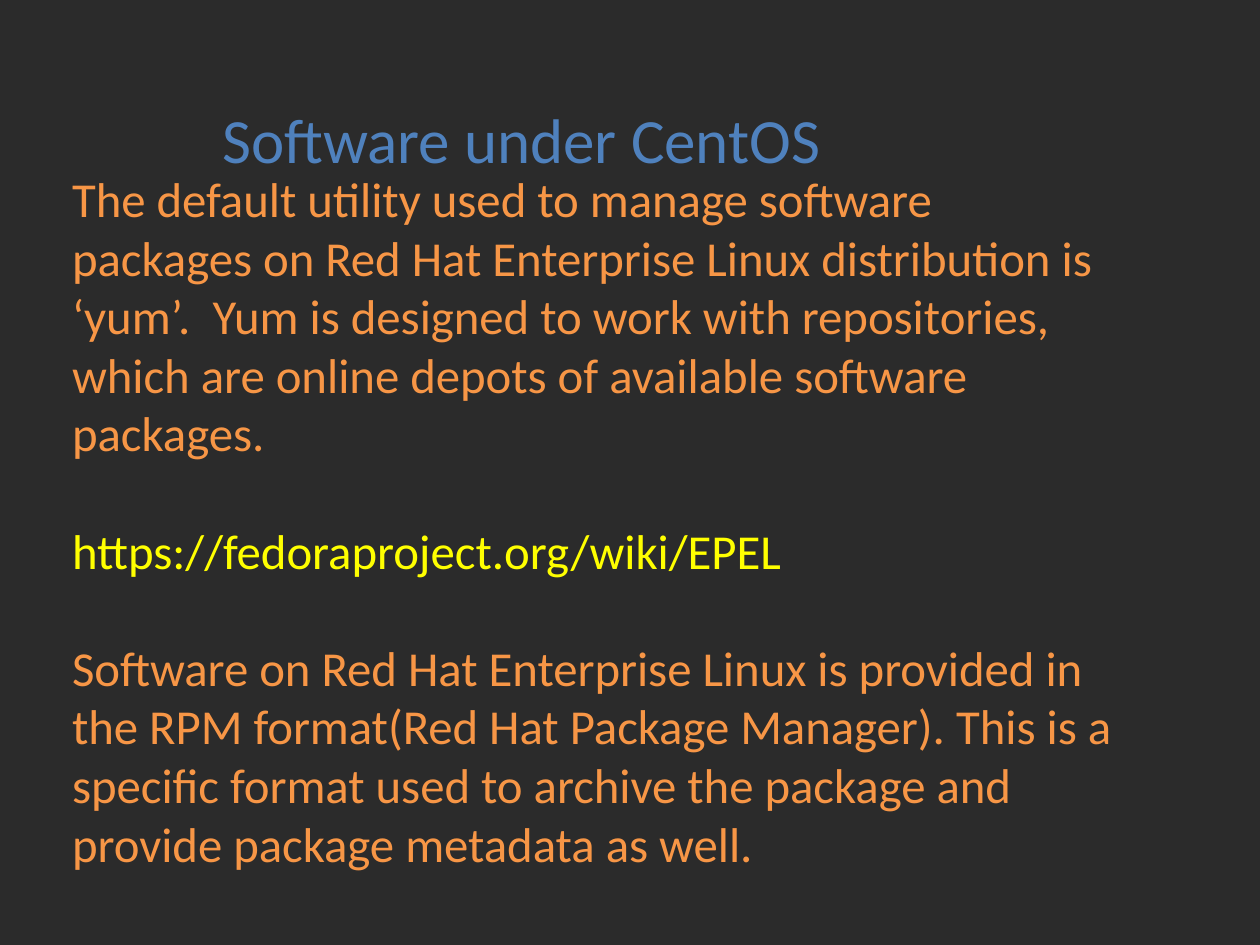
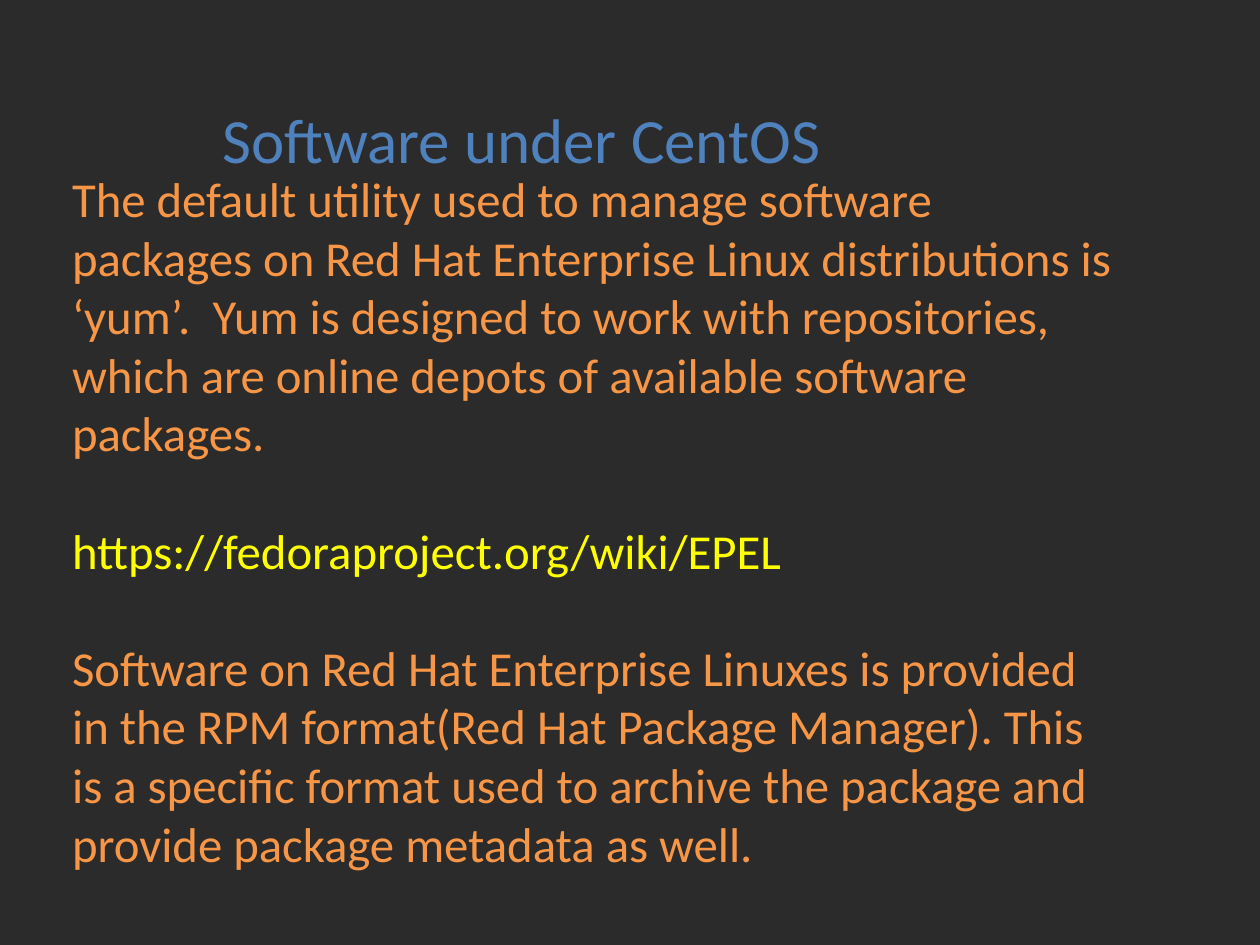
Before and after one commit to Academy-Soft-Intellect/Linux-Course, a slide deck: slide 1 of 9.SoftwareManagementAndCron/09-SoftwareManagementAndCron.pptx. Drawn at 1260x945 pixels with LibreOffice and Linux fonts; fonts in the diff are those of the drawing; background and template pictures are left out; a plain dark background stands for a picture behind light text. Boxes give left, top, right and bottom in pixels: in the first picture for what was removed or moved away, otherwise in the second. Text is boxed around its words. In the diff, an @@ line names an element or a change of style, - is before the commit and + after.

Commit message:
Finishing cron and software repos.

```diff
--- a/9.SoftwareManagementAndCron/09-SoftwareManagementAndCron.pptx
+++ b/9.SoftwareManagementAndCron/09-SoftwareManagementAndCron.pptx
@@ title at bbox=[72, 183, 1111, 871]: text changed @@
-The default utility used to manage software packages on Red Hat Enterprise Linux distribution is ‘yum’. Yum is designed to work with repositories, which are online depots of available software packages.
-https://fedoraproject.org/wiki/EPEL
-Software on Red Hat Enterprise Linux is provided in the RPM format(Red Hat Package Manager). This is a specific format used to archive the package and provide package metadata as well.
+The default utility used to manage software packages on Red Hat Enterprise Linux distributions is ‘yum’. Yum is designed to work with repositories, which are online depots of available software packages.
+https://fedoraproject.org/wiki/EPEL
+Software on Red Hat Enterprise Linuxes is provided in the RPM format(Red Hat Package Manager). This is a specific format used to archive the package and provide package metadata as well.
```
Also in this commit, not shown: 4 other slides changed, 5 slides added, 1 other file.
